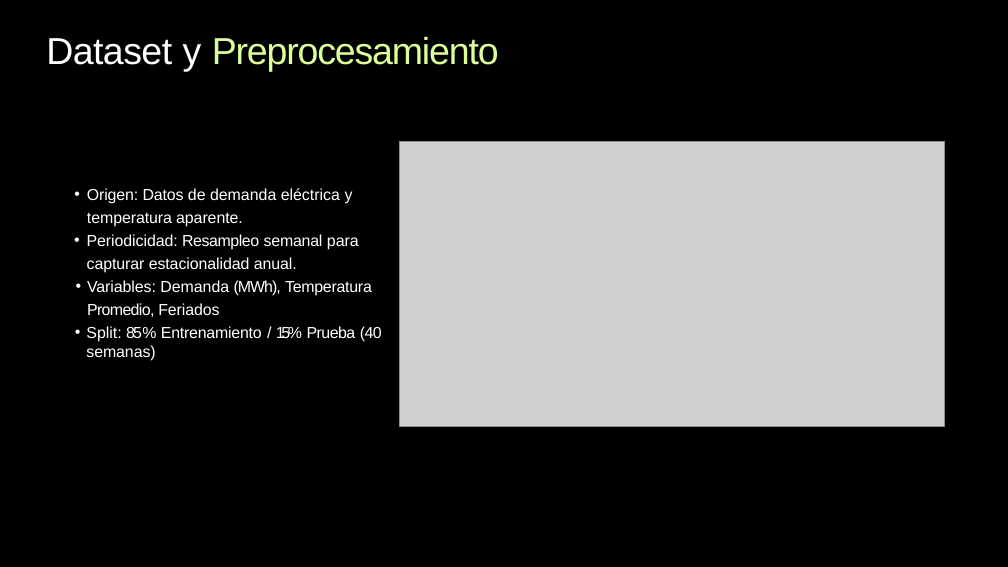
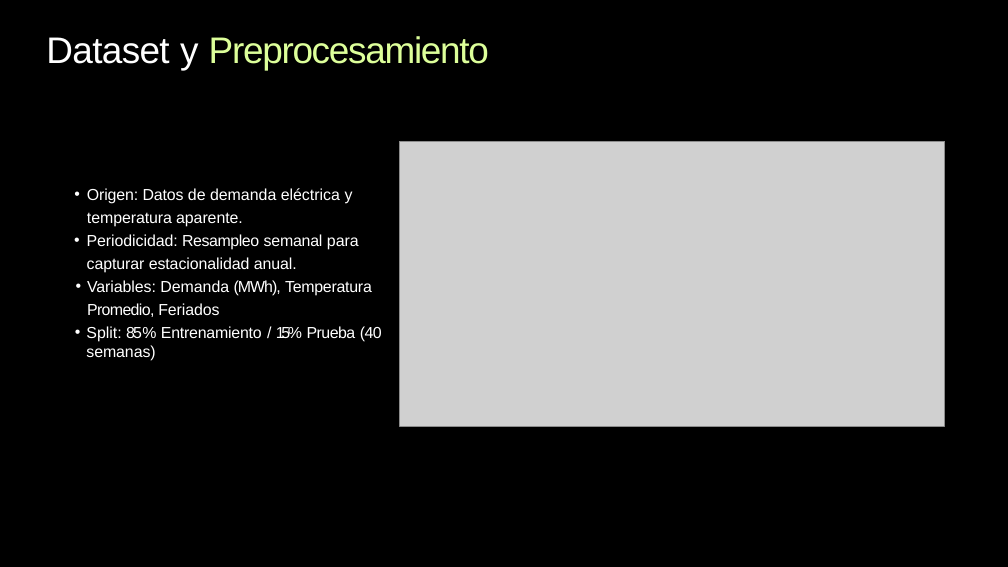
Before and after one commit to alexisbarnique/ceia-ast-tpf, a slide deck: slide 2 of Pronóstico de Demanda Eléctrica GBA.pptx. Drawn at 1008x567 pixels with LibreOffice and Linux fonts; fonts in the diff are those of the drawing; grey boxes stand for pictures. Boxes give left, top, right and bottom in pixels: in the first picture for what was removed or moved away, otherwise in the second. Text is boxed around its words. In the diff, an @@ line names an element or a change of style, - is before the commit and + after.

```diff
--- a/Pronóstico de Demanda Eléctrica GBA.pptx
+++ b/Pronóstico de Demanda Eléctrica GBA.pptx
@@ title "Dataset y Preprocesamiento" at <box>46,36,489,70</box>: size 58.9 to 58 pt; letter spacing -0.9 to -1 pt in "Dataset"; letter spacing -1.8 to -2 pt in "Preprocesamiento" @@
```
Also in this commit, not shown: 9 other slides changed.
